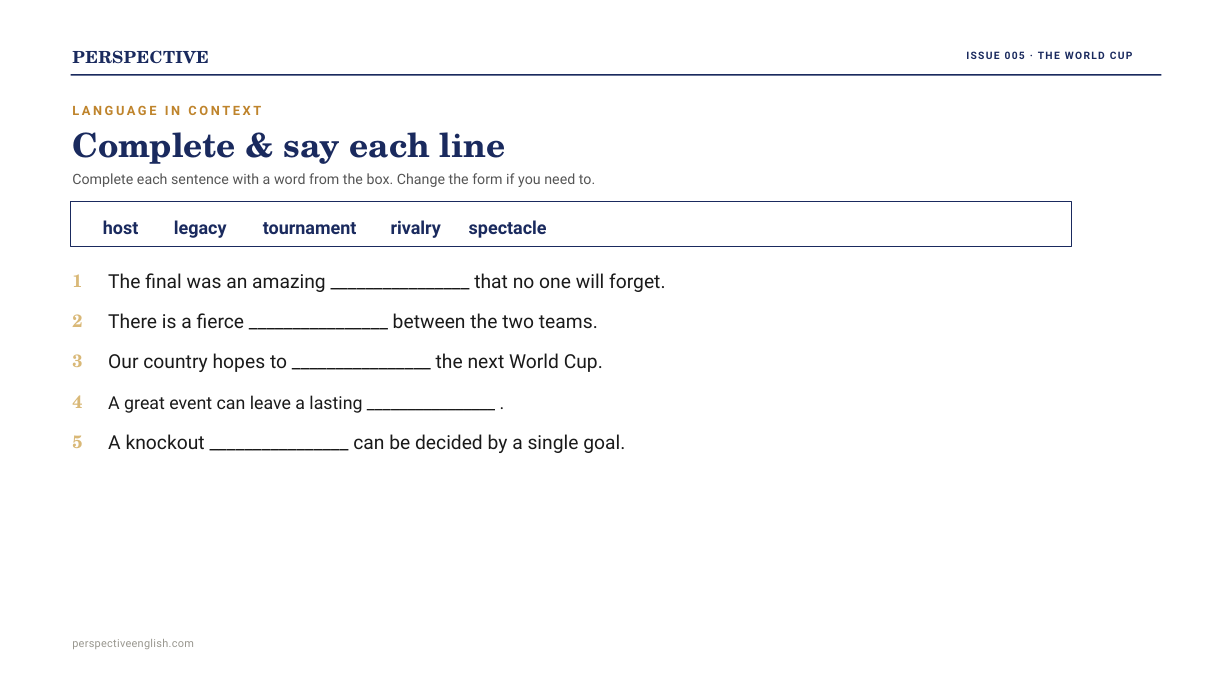
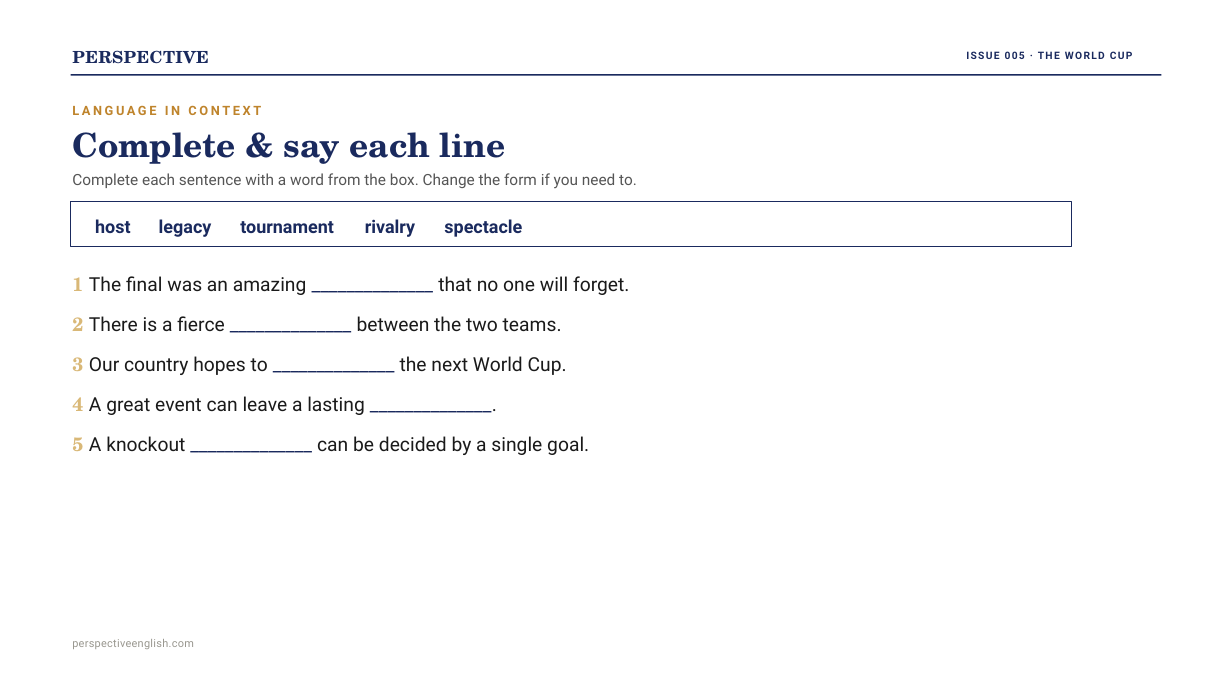
Before and after one commit to Swinka85/perspective-english, a slide deck: slide 12 of downloads/issue005-ppt.pptx. Drawn at 1232x693 pixels with LibreOffice and Linux fonts; fonts in the diff are those of the drawing. Boxes give left, top, right and bottom in pixels: in the first picture for what was removed or moved away, otherwise in the second. Text is boxed around its words. In the diff, an @@ line names an element or a change of style, - is before the commit and + after.

```diff
--- a/downloads/issue005-ppt.pptx
+++ b/downloads/issue005-ppt.pptx
@@ text "Complete each sentence with a ..." at bbox=[72, 173, 637, 188]: size 16.6 to 18 pt @@
@@ text "host": place and size @@
-text "host" at bbox=[103, 220, 139, 234]
+text "host" at bbox=[95, 219, 131, 233]
@@ text "legacy": place and size @@
-text "legacy" at bbox=[174, 220, 227, 238]
+text "legacy" at bbox=[159, 219, 212, 237]
@@ 3 texts: place and size @@
-3 texts at bbox=[263, 220, 547, 238]
+3 texts at bbox=[240, 219, 522, 237]
@@ text at bbox=[72, 276, 629, 295]: text changed @@
-The final was an amazing ________________ that no one will forget.
+1 The final was an amazing ______________ that no one will forget.
@@ text removed at bbox=[72, 274, 82, 287] @@
-1
@@ text at bbox=[72, 316, 562, 331]: text changed @@
-There is a fierce ________________ between the two teams.
+2 There is a fierce ______________ between the two teams.
@@ text removed at bbox=[72, 314, 82, 327] @@
-2
@@ text at bbox=[72, 356, 567, 375]: text changed @@
-Our country hopes to ________________ the next World Cup.
+3 Our country hopes to ______________ the next World Cup.
@@ text removed at bbox=[72, 354, 82, 367] @@
-3
@@ text at bbox=[72, 396, 365, 415]: text changed; size 20.8 to 22.5 pt @@
-A great event can leave a lasting ________________ .
+4 A great event can leave a lasting ______________.
@@ text removed at bbox=[72, 395, 82, 408] @@
-4
@@ text at bbox=[72, 436, 589, 455]: text changed @@
-A knockout ________________ can be decided by a single goal.
+5 A knockout ______________ can be decided by a single goal.
@@ text removed at bbox=[72, 435, 82, 448] @@
-5
```
Also in this commit, not shown: 14 other slides changed, 5 other files.
